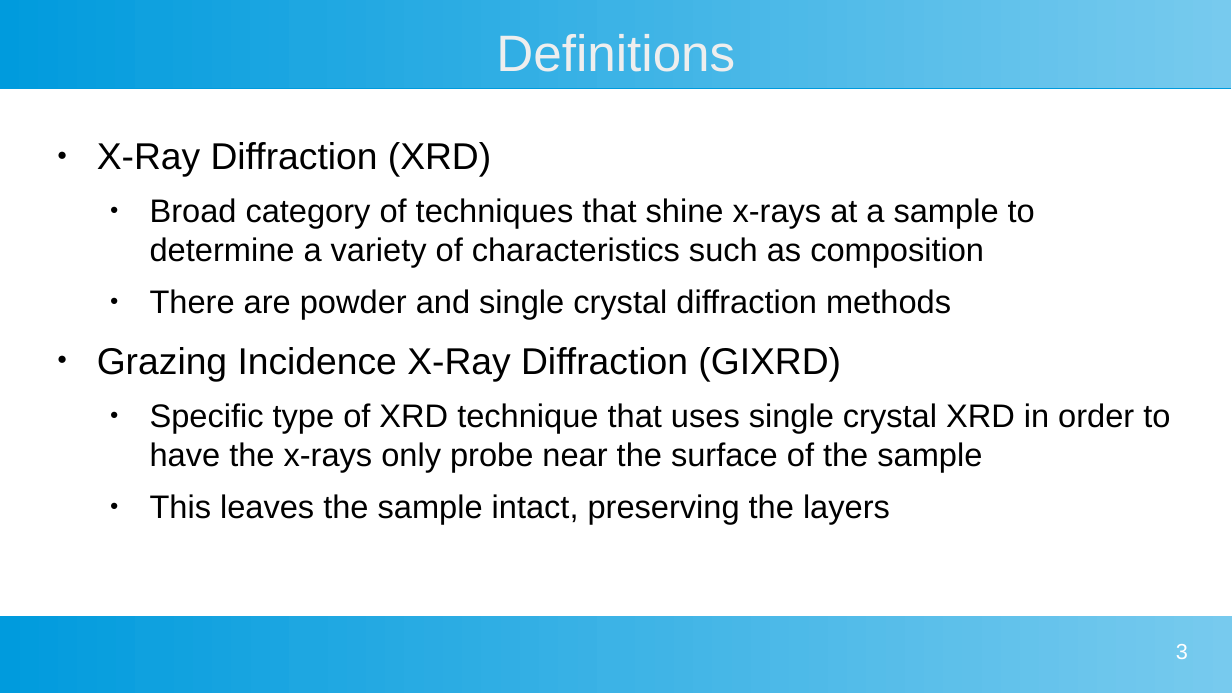
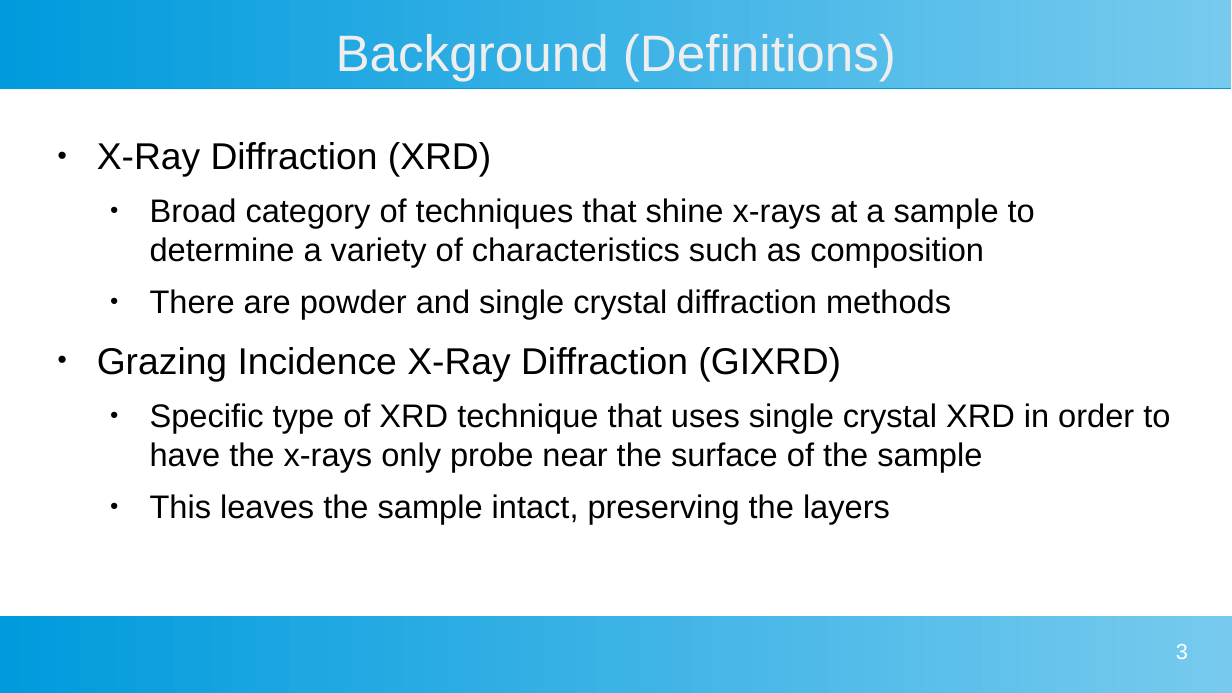
Before and after one commit to MarkS5001/GIXRD-Thesis, a slide deck: slide 3 of Thesis Defense Presentation.odp. Drawn at 1232x693 pixels with LibreOffice and Linux fonts; fonts in the diff are those of the drawing. Boxes give left, top, right and bottom in pixels: in the first picture for what was removed or moved away, otherwise in the second. Text is boxed around its words. In the diff, an @@ line names an element or a change of style, - is before the commit and + after.

```diff
--- a/Thesis Defense Presentation.odp
+++ b/Thesis Defense Presentation.odp
@@ title at <box>336,34,896,81</box>: text changed @@
-Definitions
+Background (Definitions)
```
Also in this commit, not shown: 5 other slides changed.
